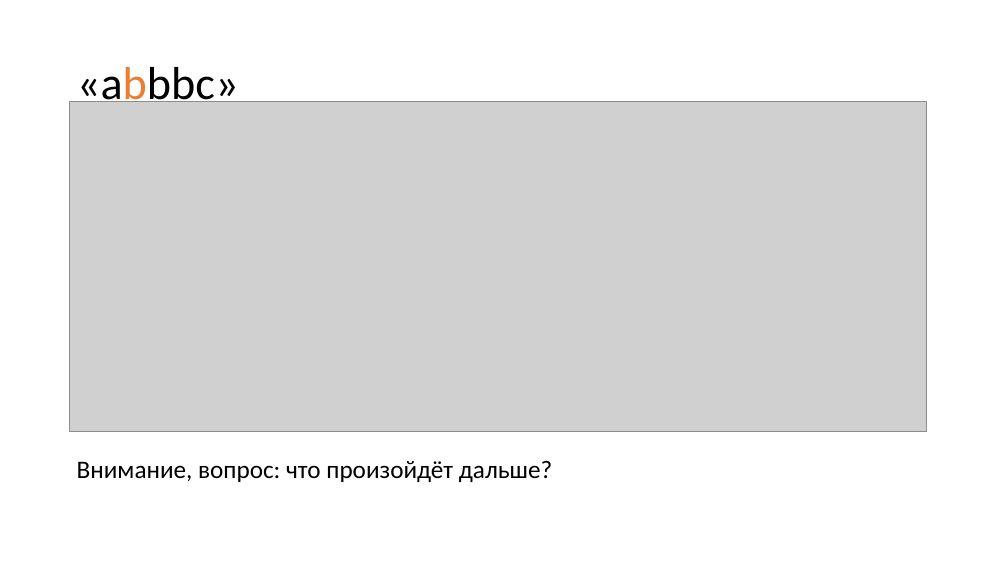
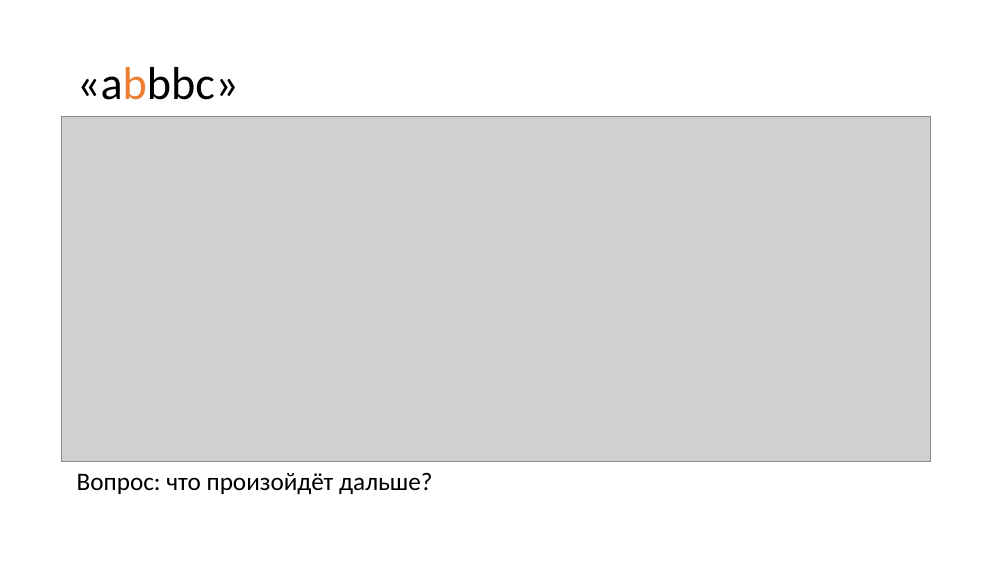
Before and after one commit to meTur4ik/re-demo, a slide deck: slide 13 of docs/re.pptx. Drawn at 1008x567 pixels with LibreOffice and Linux fonts; fonts in the diff are those of the drawing; grey boxes stand for pictures. Boxes give left, top, right and bottom in pixels: in the first picture for what was removed or moved away, otherwise in the second. Text is boxed around its words. In the diff, an @@ line names an element or a change of style, - is before the commit and + after.

```diff
--- a/docs/re.pptx
+++ b/docs/re.pptx
@@ picture: place and size @@
-picture at (70, 102, 927, 432)
+picture at (61, 116, 931, 462)
@@ text at (77, 472, 432, 494): text changed @@
-Внимание, вопрос: что произойдёт дальше?
+Вопрос: что произойдёт дальше?
```
Also in this commit, not shown: 15 other slides changed, 4 slides added, 1 slide removed.
